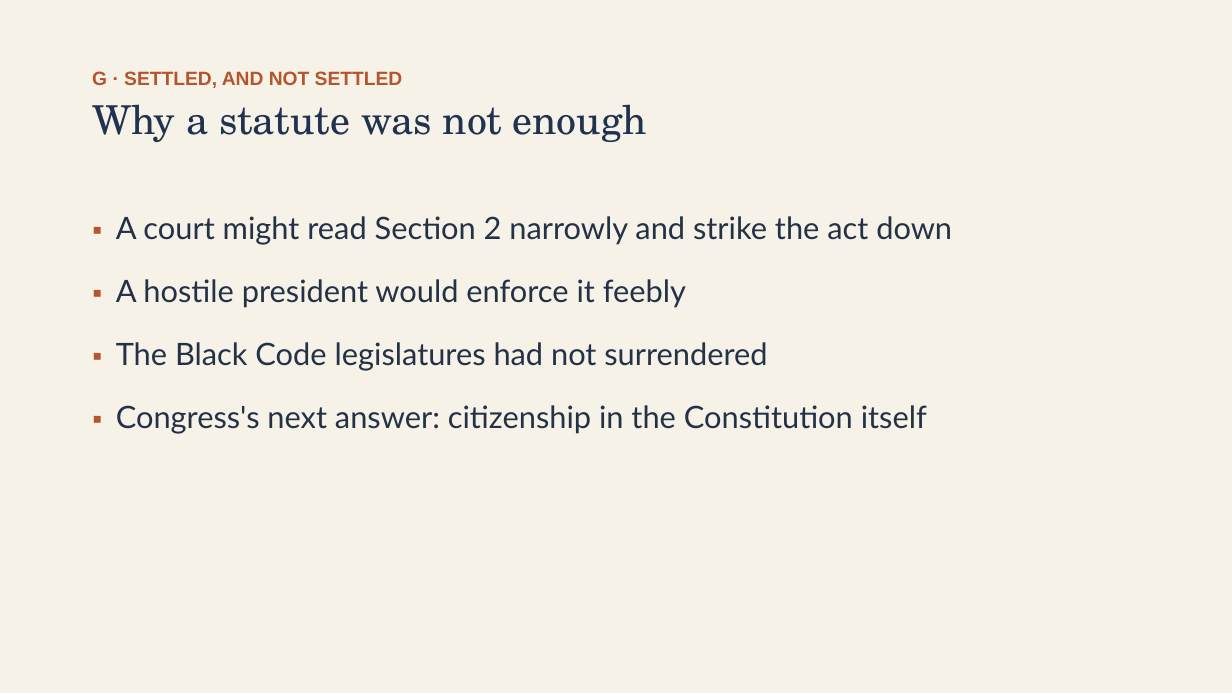
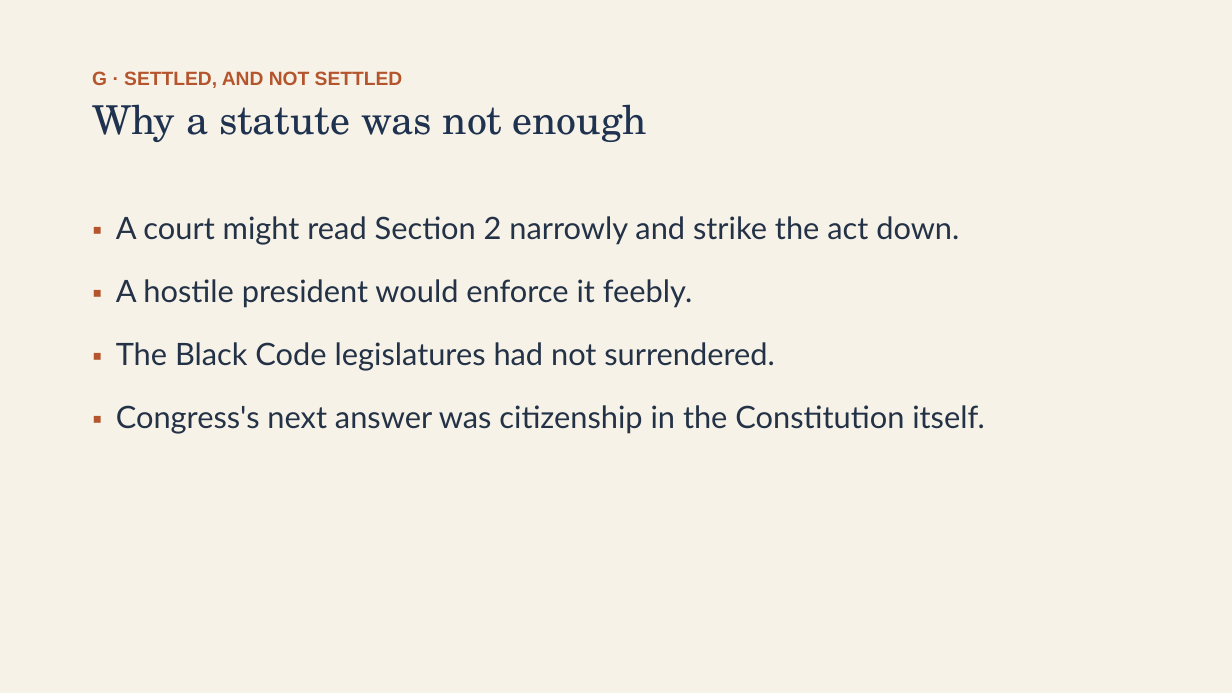
Before and after one commit to ab17gthb/humanities-curriculum-group, a slide deck: slide 21 of reconstruction/lesson-02/lesson-02-slides.pptx. Drawn at 1232x693 pixels with LibreOffice and Linux fonts; fonts in the diff are those of the drawing. Boxes give left, top, right and bottom in pixels: in the first picture for what was removed or moved away, otherwise in the second. Text is boxed around its words. In the diff, an @@ line names an element or a change of style, - is before the commit and + after.

```diff
--- a/reconstruction/lesson-02/lesson-02-slides.pptx
+++ b/reconstruction/lesson-02/lesson-02-slides.pptx
@@ text at [116, 216, 985, 434]: text changed @@
-▪ A court might read Section 2 narrowly and strike the act down
-▪ A hostile president would enforce it feebly
-▪ The Black Code legislatures had not surrendered
-▪ Congress's next answer: citizenship in the Constitution itself
+▪ A court might read Section 2 narrowly and strike the act down.
+▪ A hostile president would enforce it feebly.
+▪ The Black Code legislatures had not surrendered.
+▪ Congress's next answer was citizenship in the Constitution itself.
```
Also in this commit, not shown: 9 other slides changed, 6 other files.
